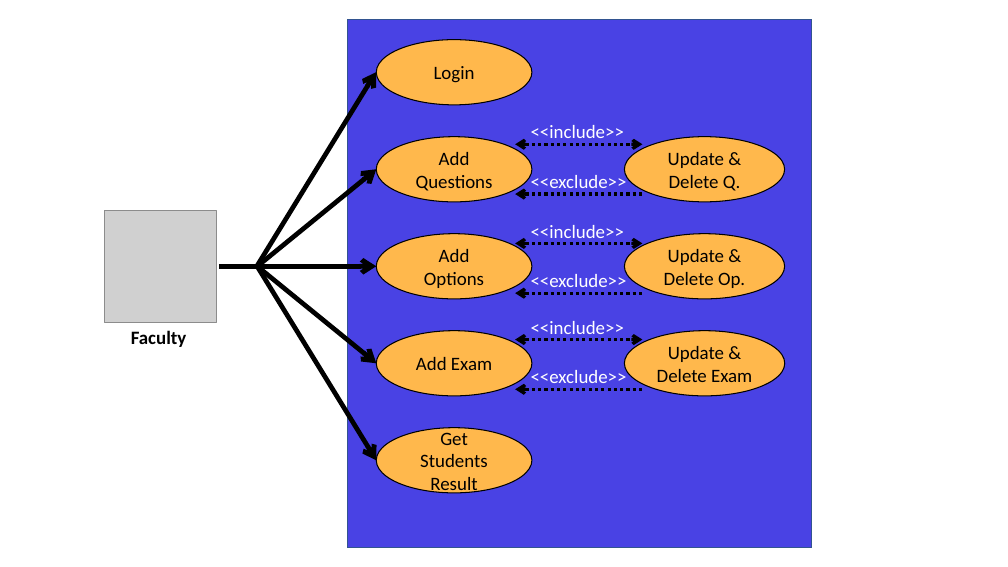
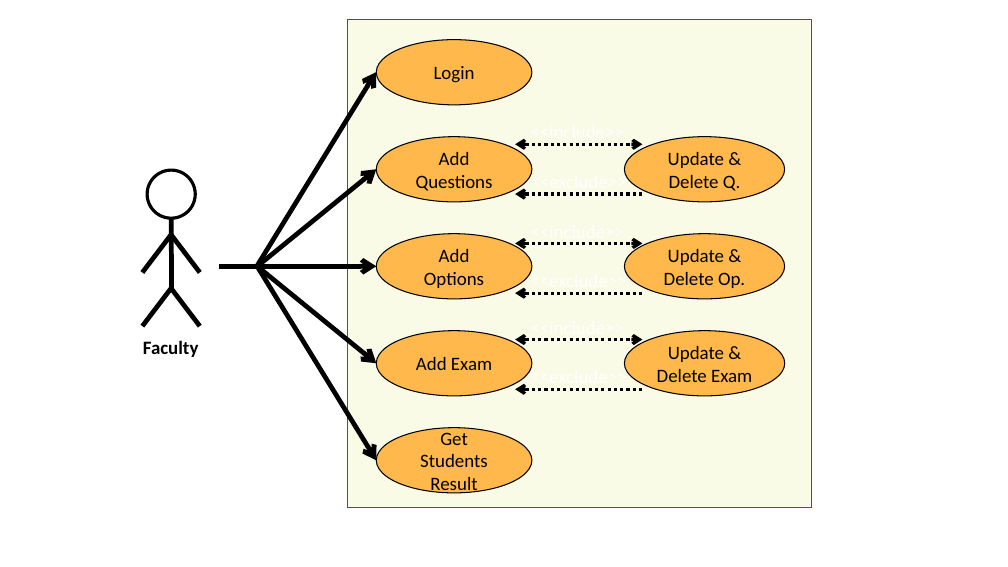
Before and after one commit to mohit-en/parixa, a slide deck: slide 2 of Documentation/Diagrams.pptx. Drawn at 1008x567 pixels with LibreOffice and Linux fonts; fonts in the diff are those of the drawing; grey boxes stand for pictures. Boxes give left, top, right and bottom in pixels: in the first picture for what was removed or moved away, otherwise in the second. Text is boxed around its words. In the diff, an @@ line names an element or a change of style, - is before the commit and + after.

```diff
--- a/Documentation/Diagrams.pptx
+++ b/Documentation/Diagrams.pptx
@@ rectangle: place and size @@
-rectangle at [347,20,811,548]
+rectangle at [347,20,811,507]
@@ rectangle at [347,20,811,507]: fill #4942E4 to #F9FBE7 @@
@@ picture removed at [104,210,216,322] @@
@@ group added at [142,170,200,326]: 5 lines, 1 ellipse @@
@@ text "Faculty": place and size @@
-text "Faculty" at [131,330,187,347]
+text "Faculty" at [143,340,199,357]
```
Also in this commit, not shown: 2 other slides changed, 1 slide added, 1 slide removed, 4 other files.
